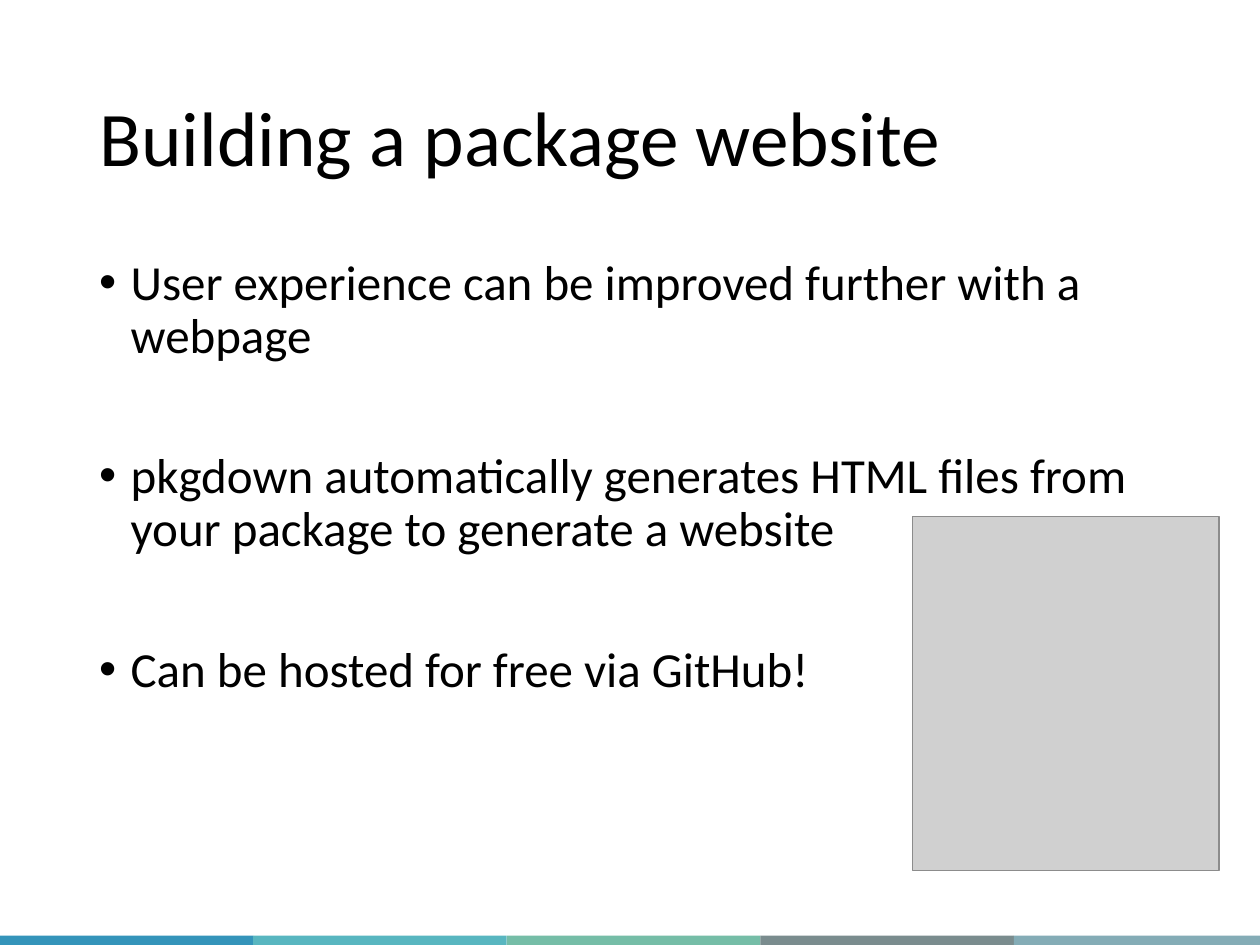
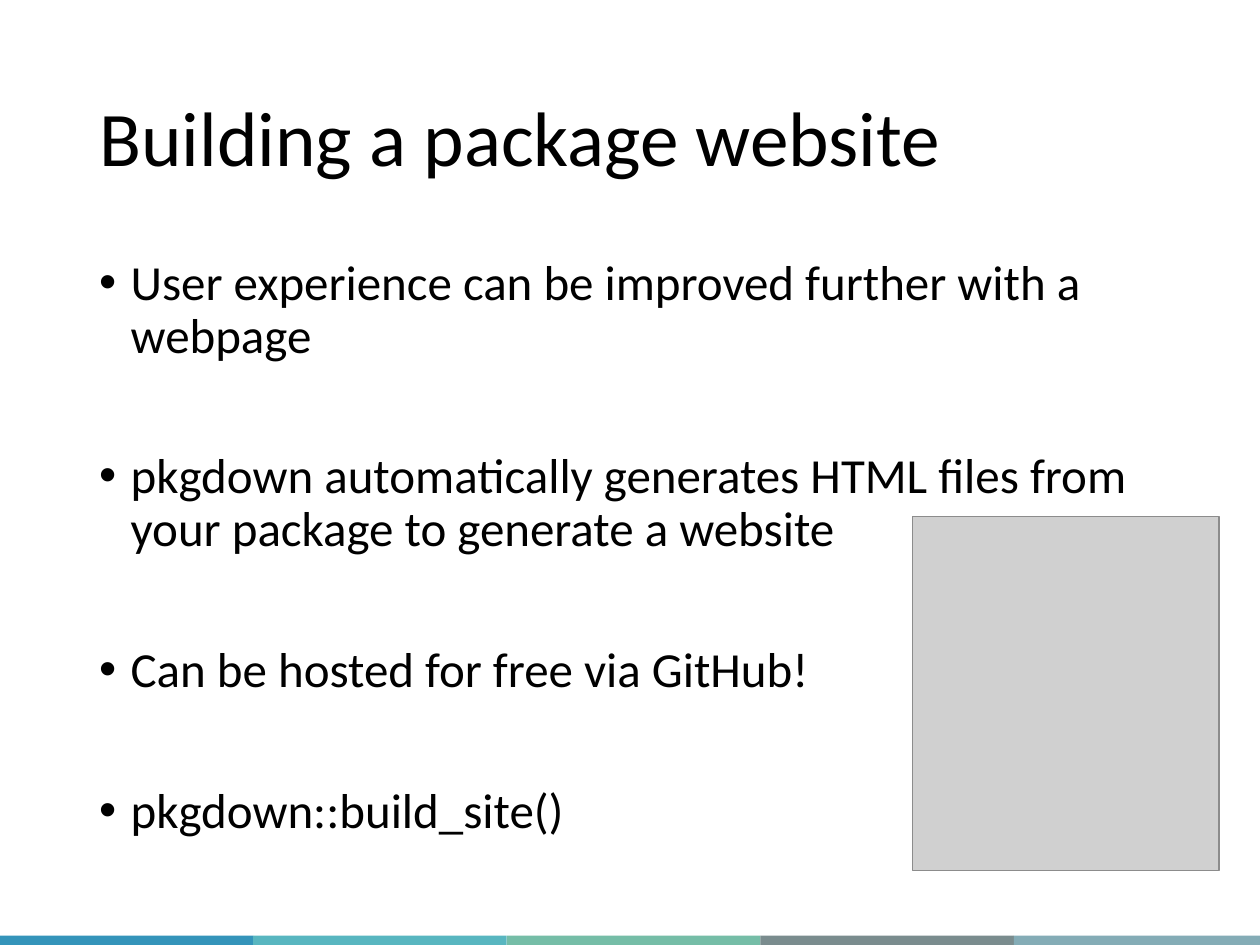
Before and after one commit to QLS-MiCM/RPackageDevelopment, a slide deck: slide 48 of Slides/RPackageDevelopment_Slides.pptx (slide 46 before the commit). Drawn at 1260x945 pixels with LibreOffice and Linux fonts; fonts in the diff are those of the drawing; grey boxes stand for pictures; background and template pictures are left out. Boxes give left, top, right and bottom in pixels: in the first picture for what was removed or moved away, otherwise in the second. Text is boxed around its words. In the diff, an @@ line names an element or a change of style, - is before the commit and + after.

```diff
--- a/Slides/RPackageDevelopment_Slides.pptx
+++ b/Slides/RPackageDevelopment_Slides.pptx
@@ text at [131,792,564,837]: paragraph added @@
+• pkgdown::build_site()
```
Also in this commit, not shown: 6 other slides changed, 9 slides added, 7 slides removed.
